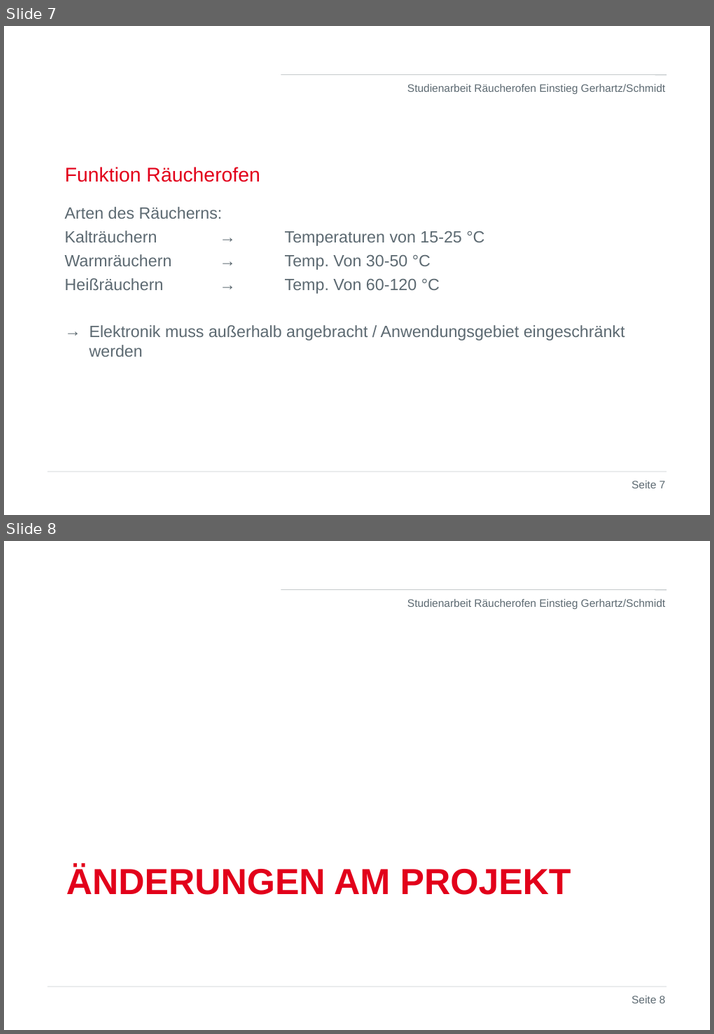
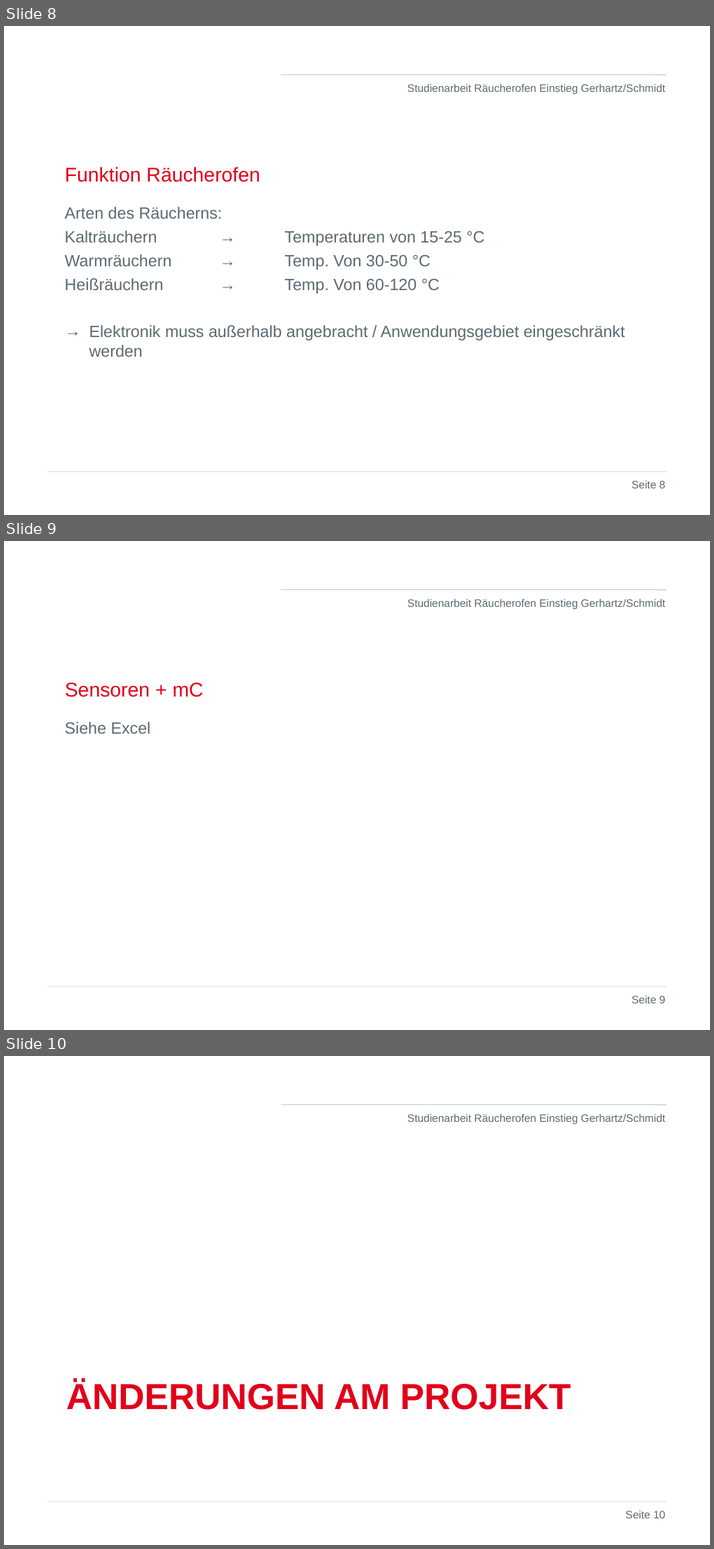
Before and after one commit to stege00/Raeucherofen, a slide deck: 05_Dokumente_DHBW/Präsentationen/KW43_2021_Studienarbeit_Gerhartz_Schmidt_Recherche_Sensoren.ppt. Shown one above the other, each under a label of ours: slides 7 and 8 before the commit, slides 8, 9 and 10 after it. The pictures are 714x1034 and 714x1549 pixels, drawn with LibreOffice and Linux fonts; fonts in the diff are those of the drawing; background and template pictures are left out. Boxes give left, top, right and bottom in pixels: in the first picture for what was removed or moved away, otherwise in the second. Text is boxed around its words. In the diff, an @@ line names an element or a change of style, - is before the commit and + after.

```diff
--- a/05_Dokumente_DHBW/Präsentationen/KW43_2021_Studienarbeit_Gerhartz_Schmidt_Recherche_Sensoren.ppt
+++ b/05_Dokumente_DHBW/Präsentationen/KW43_2021_Studienarbeit_Gerhartz_Schmidt_Recherche_Sensoren.ppt
@@ slide 9 added at bbox=[4, 541, 710, 1030], background #FFFFFF; not listed: 3 template elements that a slide beside it also shows @@
@@ title added at bbox=[65, 682, 204, 697], 22 pt, text #E2001A @@
+Sensoren + mC
@@ text added at bbox=[65, 722, 151, 733], 18 pt, text #5C6971 @@
+Siehe Excel
@@ page number added at bbox=[631, 995, 666, 1003], 12 pt, text #5C6971 @@
+Seite 9
@@ what was slide 7 is now slide 8 @@
@@ page number at bbox=[631, 480, 666, 488]: text changed @@
-Seite 7
+Seite 8
@@ what was slide 8 is now slide 10 @@
@@ page number at bbox=[625, 1510, 665, 1518]: text changed @@
-Seite 8
+Seite 10
```
Also in this commit, not shown: 2 slides changed, 1 other slide added.
